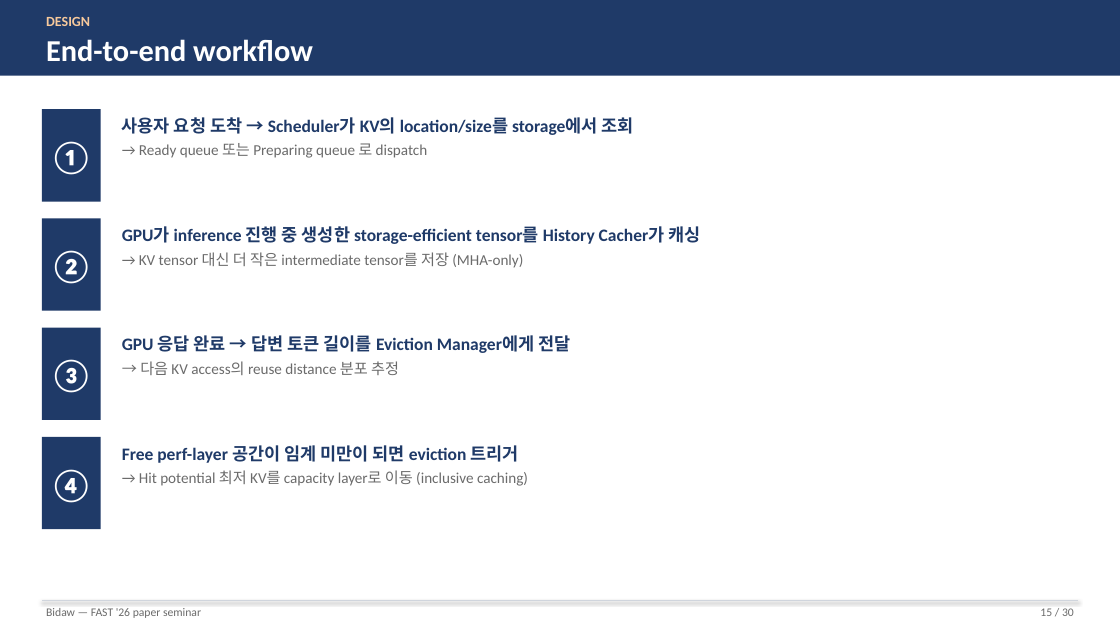
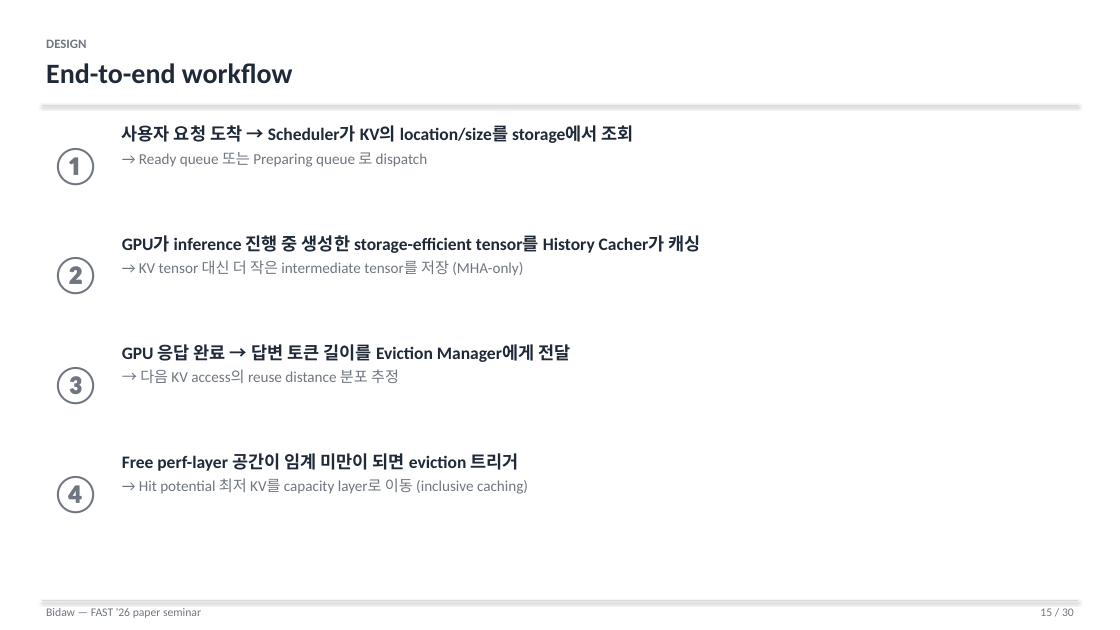
Before and after one commit to Daejun/bidaw, a slide deck: slide 15 of Bidaw_seminar.pptx. Drawn at 1120x630 pixels with LibreOffice and Linux fonts; fonts in the diff are those of the drawing. Boxes give left, top, right and bottom in pixels: in the first picture for what was removed or moved away, otherwise in the second. Text is boxed around its words. In the diff, an @@ line names an element or a change of style, - is before the commit and + after.

Commit message:
Redesign seminar deck with minimal white-background style
Replace the dark-blue header band, orange accents, and tinted callout
boxes with an austere paper-style layout:

- Background: pure white on every slide
- Header: small grey kicker + near-black title + 0.75pt grey rule
- Number markers: plain grey numerals (no orange/blue circles)
- Callout panels: white fill with thin grey border (auto-promoted in
  add_rect when caller passed the old BG_BAND tint)
- Cover slide: white background, large near-black "Bidaw" + grey meta

The figure slides themselves are unchanged; only chrome and emphasis
colours are reduced.

```diff
--- a/Bidaw_seminar.pptx
+++ b/Bidaw_seminar.pptx
@@ rectangle removed at <box>0,0,1120,76</box> @@
@@ text "DESIGN": place and size @@
-text "DESIGN" at <box>46,17,313,62</box>
+text "DESIGN" at <box>46,39,292,83</box>
@@ text "DESIGN" at <box>46,39,292,83</box>: size 12 to 11 pt, text colour #F7C99C to #707680 in "DESIGN"; size 26 to 24 pt, text colour #FFFFFF to #1F2937 in "End-to-end workflow"; more space between paragraphs; vertical alignment middle to top @@
@@ text "①": place and size @@
-text "①" at <box>50,141,93,175</box>
+text "①" at <box>51,148,101,185</box>
@@ rectangle removed at <box>42,109,101,202</box> @@
@@ line added from (42, 105) to (1078, 105), #D5D9E0 0.75 pt @@
@@ text "사용자 요청 도착 → Scheduler가 ..." at <box>122,125,634,167</box>: text colour #1F3A68 to #1F2937 in "사용자 요청 도착 → Scheduler가 KV의 location/size를 ..."; text colour #6B6B6B to #707680 in "→ Ready queue 또는 Preparing queue 로 ..." @@
@@ rectangle removed at <box>42,218,101,311</box> @@
@@ text "GPU가 inference 진행 중 생성한 ..." at <box>122,235,700,276</box>: text colour #1F3A68 to #1F2937 in "GPU가 inference 진행 중 생성한 storage-efficient tensor를 ..."; text colour #6B6B6B to #707680 in "→ KV tensor 대신 더 작은 intermediate ..." @@
@@ rectangle removed at <box>42,328,101,420</box> @@
@@ text "③": place and size @@
-text "③" at <box>50,360,93,393</box>
+text "③" at <box>51,367,101,404</box>
@@ text "GPU 응답 완료 → 답변 ..." at <box>122,344,570,383</box>: text colour #1F3A68 to #1F2937 in "GPU 응답 완료 → 답변 토큰 길이를 ..."; text colour #6B6B6B to #707680 in "→ 다음 KV access의 reuse distance 분포 ..." @@
@@ size 28 to 32 pt, text colour #FFFFFF to #707680 in 4 elements at <box>51,148,101,185</box>, <box>51,257,101,294</box>, <box>51,367,101,404</box>, <box>51,476,101,513</box> @@
@@ text "④": place and size @@
-text "④" at <box>50,469,93,503</box>
+text "④" at <box>51,476,101,513</box>
@@ rectangle removed at <box>42,437,101,529</box> @@
@@ 4 texts: place and size @@
-4 texts at <box>122,117,700,486</box>
+4 texts at <box>122,125,700,494</box>
@@ text "Free perf-layer 공간이 임계 미만이 ..." at <box>122,453,528,494</box>: text colour #1F3A68 to #1F2937 in "Free perf-layer 공간이 임계 미만이 되면 eviction ..."; text colour #6B6B6B to #707680 in "→ Hit potential 최저 KV를 capacity layer로 ..." @@
@@ text "Bidaw — FAST '26 paper ..." at <box>46,608,201,618</box>: text colour #6B6B6B to #707680 @@
@@ text "15 / 30" at <box>1040,608,1074,616</box>: text colour #6B6B6B to #707680 @@
```
Also in this commit, not shown: 29 other slides changed, 2 other files.
